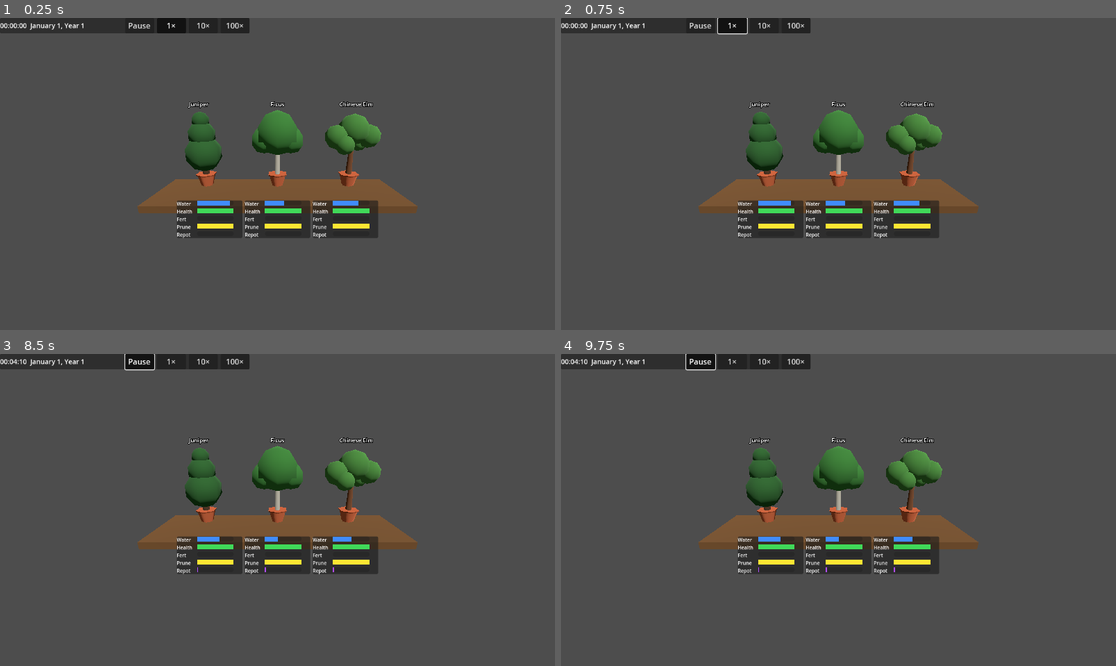
Above: before the commit, frames 1-4 (two rows, left to right).
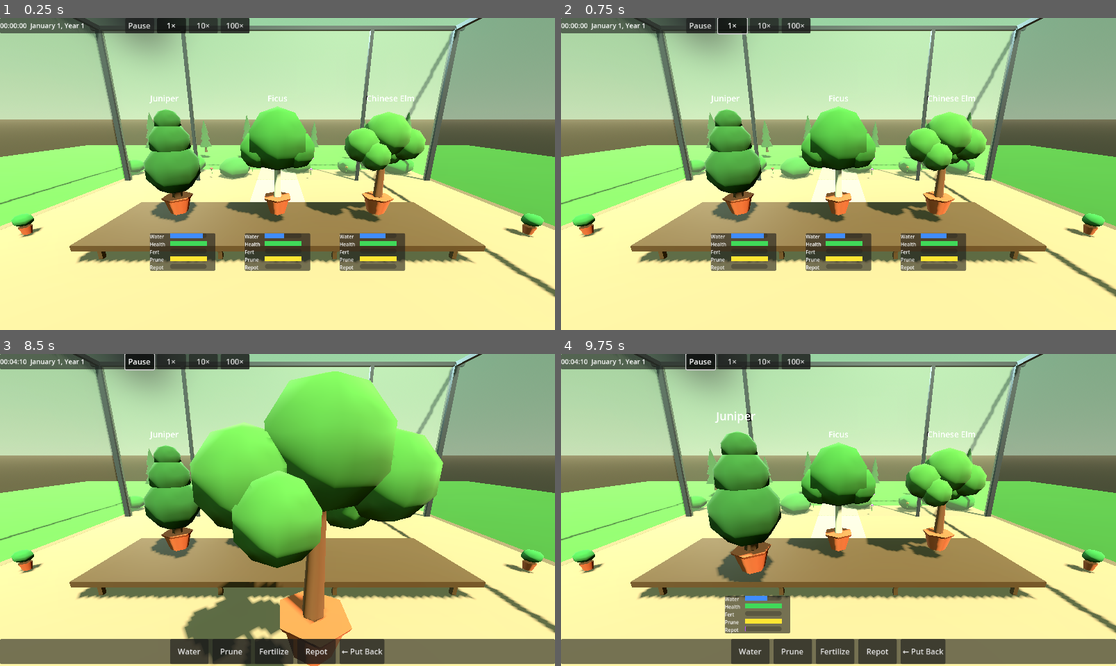
Above: after the commit, the same moments.

Repository: TrineVester/be-bonsai
Game: Godot game, scene res://scenes/main/Main.tscn
Two runs of this game, one before a commit and one after it. Both use one fixed random seed, a clock stepped at 60 frames per second and the inputs below.
Inputs (mouse positions are in pixels of both pictures, inside the frame that each line leads up to):
- Up to frame 1 (0.25 s): no input
- Up to frame 2 (0.75 s): click "1×" at 0.5 s
- Up to frame 3 (8.5 s): click "10×" at 1.25 s; click "100×" at 2 s; click "1×" at 2.75 s; click "10×" at 3.5 s; click "100×" at 4.25 s; click "1×" at 5 s; click "10×" at 5.75 s; click "100×" at 6.5 s; click "Pause" at 7.25 s; move the mouse to (399, 494) at 8.02 s; click (399, 494) at 8.17 s
- Up to frame 4 (9.75 s): click (749, 650) at 8.75 s, where only the run after the commit has a clickable "Water"; move the mouse to (727, 525) at 9.52 s; click (727, 525) at 9.67 s

The runs differ from the first frame. In frame 1, 95% of the frame differs, in the area x 0-100%, y 0-100%; in frame 2, 95%; in frame 3, 96%; in frame 4, 95%.

Commit message:
Refactor tree mesh classes: remove old implementations and add new tree species meshes for Chinese Elm, Ficus, and Juniper; introduce GreenhouseEnvironment and background models for enhanced scene setup.
Co-authored-by: Copilot <copilot@github.com>

Diff:
--- /dev/null
+++ b/models/environment/GreenhouseBackground.gd
@@ -0,0 +1,315 @@
+class_name GreenhouseBackground
+extends Node3D
+
+func _ready() -> void:
+	_build_floor()
+	_build_outdoor_garden()
+	_build_glass_walls()
+	_build_frame_supports()
+	_build_floor_plants()
+
+
+func _build_floor() -> void:
+	var mesh := BoxMesh.new()
+	mesh.size = Vector3(14.0, 0.1, 10.0)
+	var mat := StandardMaterial3D.new()
+	mat.albedo_color = Color(0.55, 0.45, 0.36)
+	mat.roughness = 0.9
+	mesh.surface_set_material(0, mat)
+	var mi := MeshInstance3D.new()
+	mi.mesh = mesh
+	mi.position = Vector3(0.0, -0.45, -1.5)
+	add_child(mi)
+
+
+# Garden seen through the glass — sits behind all three glass walls
+func _build_outdoor_garden() -> void:
+	# Grass ground outside
+	var ground_mesh := BoxMesh.new()
+	ground_mesh.size = Vector3(40.0, 0.1, 25.0)
+	var ground_mat := StandardMaterial3D.new()
+	ground_mat.albedo_color = Color(0.22, 0.50, 0.16)
+	ground_mat.roughness = 1.0
+	ground_mesh.surface_set_material(0, ground_mat)
+	var ground_mi := MeshInstance3D.new()
+	ground_mi.mesh = ground_mesh
+	ground_mi.position = Vector3(0.0, -0.46, -5.0)
+	add_child(ground_mi)
+
+	# Stone path down the center
+	var path_mesh := BoxMesh.new()
+	path_mesh.size = Vector3(1.8, 0.05, 12.0)
+	var path_mat := StandardMaterial3D.new()
+	path_mat.albedo_color = Color(0.58, 0.55, 0.50)
+	path_mat.roughness = 0.95
+	path_mesh.surface_set_material(0, path_mat)
+	var path_mi := MeshInstance3D.new()
+	path_mi.mesh = path_mesh
+	path_mi.position = Vector3(0.0, -0.40, -7.0)
+	add_child(path_mi)
+
+	# Tall conifer trees at the back
+	var conifer_positions := [
+		Vector3(-8.0, 0.0, -9.0), Vector3(-5.0, 0.0, -10.0),
+		Vector3(-2.0, 0.0,  -9.5), Vector3( 2.5, 0.0, -10.0),
+		Vector3( 5.5, 0.0,  -9.0), Vector3( 8.5, 0.0, -9.5),
+	]
+	for pos in conifer_positions:
+		add_child(_create_conifer(pos, randf_range(1.8, 2.8)))
+
+	# Mid-layer varied bushes
+	var back_bush_positions := [
+		Vector3(-7.0, 0.0, -5.5), Vector3(-4.5, 0.0, -6.0),
+		Vector3(-2.0, 0.0, -5.2), Vector3( 1.0, 0.0, -6.2),
+		Vector3( 3.5, 0.0, -5.5), Vector3( 6.0, 0.0, -5.8),
+		Vector3(-6.0, 0.0, -7.5), Vector3( 5.0, 0.0, -7.0),
+	]
+	for pos in back_bush_positions:
+		add_child(_create_garden_bush(pos, randf_range(0.4, 0.85)))
+
+	# Flowers dotted along the path and near bushes
+	var flower_colors := [
+		Color(0.95, 0.30, 0.30),  # red
+		Color(0.95, 0.85, 0.20),  # yellow
+		Color(0.70, 0.30, 0.90),  # purple
+		Color(0.95, 0.60, 0.20),  # orange
+		Color(1.00, 0.85, 0.90),  # pink
+	]
+	var flower_positions := [
+		Vector3(-3.0, -0.2, -4.8), Vector3(-1.2, -0.2, -5.2),
+		Vector3( 1.5, -0.2, -4.6), Vector3( 3.2, -0.2, -5.0),
+		Vector3(-5.5, -0.2, -5.8), Vector3( 5.0, -0.2, -6.0),
+		Vector3(-2.5, -0.2, -7.0), Vector3( 2.0, -0.2, -7.2),
+	]
+	for i in flower_positions.size():
+		var color: Color = flower_colors[i % flower_colors.size()]
+		add_child(_create_flower(flower_positions[i], color))
+
+	# Side garden — visible through left and right glass walls
+	var side_positions := [
+		Vector3(-9.5, 0.0,  0.5), Vector3(-10.5, 0.0, -1.5),
+		Vector3(-9.0, 0.0,  2.5), Vector3(-11.0, 0.0,  1.0),
+		Vector3( 9.5, 0.0,  0.0), Vector3(10.5, 0.0, -1.0),
+		Vector3( 9.0, 0.0,  2.0), Vector3(11.0, 0.0,  1.5),
+	]
+	for pos in side_positions:
+		add_child(_create_garden_bush(pos, randf_range(0.3, 0.70)))
+
+
+func _create_conifer(pos: Vector3, height: float) -> Node3D:
+	var root := Node3D.new()
+	root.position = pos
+	var trunk_mat := StandardMaterial3D.new()
+	trunk_mat.albedo_color = Color(0.30, 0.18, 0.10)
+	var foliage_mat := StandardMaterial3D.new()
+	foliage_mat.albedo_color = Color(0.12, 0.32, 0.14)
+
+	# Trunk
+	var trunk_mesh := CylinderMesh.new()
+	trunk_mesh.height = height * 0.4
+	trunk_mesh.top_radius = 0.05
+	trunk_mesh.bottom_radius = 0.10
+	trunk_mesh.radial_segments = 5
+	trunk_mesh.surface_set_material(0, trunk_mat)
+	var trunk_mi := MeshInstance3D.new()
+	trunk_mi.mesh = trunk_mesh
+	trunk_mi.position = Vector3(0.0, height * 0.2, 0.0)
+	root.add_child(trunk_mi)
+
+	# Three stacked conical tiers
+	for tier in 3:
+		var cone_mesh := CylinderMesh.new()
+		cone_mesh.height = height * 0.4
+		cone_mesh.top_radius = 0.0
+		cone_mesh.bottom_radius = (0.55 - tier * 0.12) * height * 0.35
+		cone_mesh.radial_segments = 6
+		cone_mesh.surface_set_material(0, foliage_mat)
+		var cone_mi := MeshInstance3D.new()
+		cone_mi.mesh = cone_mesh
+		cone_mi.position = Vector3(0.0, height * 0.38 + tier * height * 0.22, 0.0)
+		root.add_child(cone_mi)
+
+	return root
+
+
+func _create_garden_bush(pos: Vector3, radius: float) -> MeshInstance3D:
+	var mesh := SphereMesh.new()
+	mesh.radius = radius
+	mesh.height = radius * 1.3
+	mesh.radial_segments = 6
+	mesh.rings = 4
+	var mat := StandardMaterial3D.new()
+	mat.albedo_color = Color(
+		randf_range(0.08, 0.20),
+		randf_range(0.38, 0.55),
+		randf_range(0.10, 0.22)
+	)
+	mesh.surface_set_material(0, mat)
+	var mi := MeshInstance3D.new()
+	mi.mesh = mesh
+	mi.position = pos
+	return mi
+
+
+func _create_flower(pos: Vector3, color: Color) -> Node3D:
+	var root := Node3D.new()
+	root.position = pos
+
+	# Stem
+	var stem_mesh := CylinderMesh.new()
+	stem_mesh.height = 0.22
+	stem_mesh.top_radius = 0.012
+	stem_mesh.bottom_radius = 0.012
+	stem_mesh.radial_segments = 4
+	var stem_mat := StandardMaterial3D.new()
+	stem_mat.albedo_color = Color(0.20, 0.50, 0.15)
+	stem_mesh.surface_set_material(0, stem_mat)
+	var stem_mi := MeshInstance3D.new()
+	stem_mi.mesh = stem_mesh
+	stem_mi.position = Vector3(0.0, 0.11, 0.0)
+	root.add_child(stem_mi)
+
+	# Flower head
+	var head_mesh := SphereMesh.new()
+	head_mesh.radius = 0.075
+	head_mesh.height = 0.10
+	head_mesh.radial_segments = 5
+	head_mesh.rings = 3
+	var head_mat := StandardMaterial3D.new()
+	head_mat.albedo_color = color
+	head_mesh.surface_set_material(0, head_mat)
+	var head_mi := MeshInstance3D.new()
+	head_mi.mesh = head_mesh
+	head_mi.position = Vector3(0.0, 0.26, 0.0)
+	root.add_child(head_mi)
+
+	return root
+
+
+# All three walls are now frosted glass — back, left, right
+func _build_glass_walls() -> void:
+	var mat := StandardMaterial3D.new()
+	mat.albedo_color = Color(0.78, 0.93, 0.80, 0.30)
+	mat.transparency = BaseMaterial3D.TRANSPARENCY_ALPHA
+	mat.roughness = 0.55        # higher roughness = frosted/blurry look
+	mat.metallic = 0.05
+	mat.refraction_enabled = true
+	mat.refraction_scale = 0.04  # slight distortion through the glass
+	mat.cull_mode = BaseMaterial3D.CULL_DISABLED  # render both faces so glass is visible from inside
+
+	# Back wall — z=-4.5
+	var back_mesh := BoxMesh.new()
+	back_mesh.size = Vector3(13.74, 6.0, 0.12)
+	back_mesh.surface_set_material(0, mat)
+	var back_mi := MeshInstance3D.new()
+	back_mi.mesh = back_mesh
+	back_mi.position = Vector3(0.0, 2.5, -4.5)
+	add_child(back_mi)
+
+	# Side walls — from z=-4.5 to z=5.5, depth=10.0, center z=0.5
+	for side in [-1, 1]:
+		var side_mesh := BoxMesh.new()
+		side_mesh.size = Vector3(0.12, 6.0, 10.0)
+		side_mesh.surface_set_material(0, mat)
+		var side_mi := MeshInstance3D.new()
+		side_mi.mesh = side_mesh
+		side_mi.position = Vector3(side * 6.8, 2.5, 0.5)
+		add_child(side_mi)
+
+
+func _build_frame_supports() -> void:
+	var mat := StandardMaterial3D.new()
+	mat.albedo_color = Color(0.40, 0.42, 0.46)
+	mat.metallic = 0.85
+	mat.roughness = 0.35
+
+	# Vertical corner posts — positioned on the INSIDE face of the glass walls so they're visible
+	# Side wall inner face at x=±6.74, back wall inner face at z=-4.44
+	var corner_positions := [
+		Vector3(-6.6, 2.5, -4.44),  # back-left corner (inside)
+		Vector3( 6.6, 2.5, -4.44),  # back-right corner (inside)
+		Vector3(-6.6, 2.5,  5.5),   # front-left edge
+		Vector3( 6.6, 2.5,  5.5),   # front-right edge
+	]
+	for pos in corner_positions:
+		var post := BoxMesh.new()
+		post.size = Vector3(0.18, 6.0, 0.18)
+		post.surface_set_material(0, mat)
+		var post_mi := MeshInstance3D.new()
+		post_mi.mesh = post
+		post_mi.position = pos
+		add_child(post_mi)
+
+	# Intermediate vertical posts on back wall — also on inside face
+	for px in [-3.5, 3.5]:
+		var post := BoxMesh.new()
+		post.size = Vector3(0.12, 6.0, 0.12)
+		post.surface_set_material(0, mat)
+		var post_mi := MeshInstance3D.new()
+		post_mi.mesh = post
+		post_mi.position = Vector3(px, 2.5, -4.44)
+		add_child(post_mi)
+
+	# Top horizontal beam along back wall — inside face
+	var back_beam := BoxMesh.new()
+	back_beam.size = Vector3(13.74, 0.14, 0.14)
+	back_beam.surface_set_material(0, mat)
+	var back_beam_mi := MeshInstance3D.new()
+	back_beam_mi.mesh = back_beam
+	back_beam_mi.position = Vector3(0.0, 5.45, -4.44)
+	add_child(back_beam_mi)
+
+	# Top horizontal beams along both side walls — inside face
+	for side in [-1, 1]:
+		var side_beam := BoxMesh.new()
+		side_beam.size = Vector3(0.14, 0.14, 10.0)
+		side_beam.surface_set_material(0, mat)
+		var side_beam_mi := MeshInstance3D.new()
+		side_beam_mi.mesh = side_beam
+		side_beam_mi.position = Vector3(side * 6.6, 5.45, 0.5)
+		add_child(side_beam_mi)
+
+
+# Indoor potted plants placed along the sides of the greenhouse floor
+func _build_floor_plants() -> void:
+	var positions := [
+		Vector3(-5.8, -0.35,  0.0),
+		Vector3(-5.8, -0.35,  2.0),
+		Vector3( 5.8, -0.35,  0.0),
+		Vector3( 5.8, -0.35,  2.0),
+	]
+	for pos in positions:
+		add_child(_create_floor_plant(pos))
+
+
+func _create_floor_plant(pos: Vector3) -> Node3D:
+	var root := Node3D.new()
+	root.position = pos
+
+	var pot_mesh := CylinderMesh.new()
+	pot_mesh.height = 0.18
+	pot_mesh.top_radius = 0.12
+	pot_mesh.bottom_radius = 0.08
+	pot_mesh.radial_segments = 6
+	var pot_mat := StandardMaterial3D.new()
+	pot_mat.albedo_color = Color(0.72, 0.35, 0.20)
+	pot_mesh.surface_set_material(0, pot_mat)
+	var pot_mi := MeshInstance3D.new()
+	pot_mi.mesh = pot_mesh
+	pot_mi.position = Vector3(0.0, 0.09, 0.0)
+	root.add_child(pot_mi)
+
+	var foliage_mesh := SphereMesh.new()
+	foliage_mesh.radius = 0.18
+	foliage_mesh.height = 0.28
+	foliage_mesh.radial_segments = 6
+	foliage_mesh.rings = 4
+	var foliage_mat := StandardMaterial3D.new()
+	foliage_mat.albedo_color = Color(0.18, 0.48, 0.22)
+	foliage_mesh.surface_set_material(0, foliage_mat)
+	var foliage_mi := MeshInstance3D.new()
+	foliage_mi.mesh = foliage_mesh
+	foliage_mi.position = Vector3(0.0, 0.34, 0.0)
+	root.add_child(foliage_mi)
+
+	return root
--- /dev/null
+++ b/models/environment/ShelfMesh.gd
@@ -0,0 +1,25 @@
+class_name ShelfMesh
+extends Node3D
+
+func _ready() -> void:
+	var mat := StandardMaterial3D.new()
+	mat.albedo_color = Color(0.30, 0.20, 0.10)
+	mat.roughness = 0.7
+
+	var shelf_mesh := BoxMesh.new()
+	shelf_mesh.size = Vector3(7.5, 0.12, 2.0)
+	shelf_mesh.surface_set_material(0, mat)
+	var shelf := MeshInstance3D.new()
+	shelf.mesh = shelf_mesh
+	shelf.position = Vector3(0.0, -0.06, 0.0)
+	add_child(shelf)
+
+	for lx: float in [-3.4, -1.1, 1.1, 3.4]:
+		for lz: float in [-0.8, 0.8]:
+			var leg_mesh := BoxMesh.new()
+			leg_mesh.size = Vector3(0.08, 0.38, 0.08)
+			leg_mesh.surface_set_material(0, mat)
+			var leg := MeshInstance3D.new()
+			leg.mesh = leg_mesh
+			leg.position = Vector3(lx, -0.31, lz)
+			add_child(leg)
--- /dev/null
+++ b/scenes/greenhouse/GreenhouseEnvironment.gd
@@ -0,0 +1,47 @@
+class_name GreenhouseEnvironment
+extends Node3D
+
+func _ready() -> void:
+	_build_lighting()
+	_build_sky()
+	add_child(GreenhouseBackground.new())
+
+
+func _build_lighting() -> void:
+	var sun := DirectionalLight3D.new()
+	sun.rotation_degrees = Vector3(-55.0, 35.0, 0.0)
+	sun.light_color = Color(1.0, 0.95, 0.82)
+	sun.light_energy = 1.8
+	sun.shadow_enabled = true
+	add_child(sun)
+
+	var fill := DirectionalLight3D.new()
+	fill.rotation_degrees = Vector3(-20.0, -150.0, 0.0)
+	fill.light_color = Color(0.75, 0.90, 0.85)
+	fill.light_energy = 0.4
+	add_child(fill)
+
+
+func _build_sky() -> void:
+	var world_env := WorldEnvironment.new()
+	var env := Environment.new()
+
+	var sky := Sky.new()
+	var sky_mat := ProceduralSkyMaterial.new()
+	sky_mat.sky_top_color        = Color(0.55, 0.80, 0.60)
+	sky_mat.sky_horizon_color    = Color(0.82, 0.92, 0.78)
+	sky_mat.ground_bottom_color  = Color(0.30, 0.22, 0.14)
+	sky_mat.ground_horizon_color = Color(0.60, 0.52, 0.38)
+	sky_mat.sun_angle_max = 30.0
+	sky.sky_material = sky_mat
+
+	env.sky = sky
+	env.background_mode = Environment.BG_SKY
+	env.ambient_light_source = Environment.AMBIENT_SOURCE_SKY
+	env.ambient_light_energy = 0.9
+	env.glow_enabled = true
+	env.glow_intensity = 0.3
+	env.glow_bloom = 0.1
+
+	world_env.environment = env
+	add_child(world_env)
--- a/scenes/main/Main.gd
+++ b/scenes/main/Main.gd
@@ -19,7 +19,9 @@
 
 
 func _ready() -> void:
-	_setup_world()
+	add_child(GreenhouseEnvironment.new())
+	add_child(ShelfMesh.new())
+	_setup_camera()
 	_create_trees()
 	_build_ui()
 	GameClock.speed_changed.connect(_on_speed_changed)
@@ -51,34 +53,11 @@
 		_try_pick_tree(event.position)
 
 
-func _setup_world() -> void:
+func _setup_camera() -> void:
 	var camera := Camera3D.new()
-	camera.position = Vector3(0.0, 2.5, 6.0)
-	camera.rotation_degrees = Vector3(-18.0, 0.0, 0.0)
+	camera.position = Vector3(0.0, 2.2, 4.2)
+	camera.rotation_degrees = Vector3(-15.0, 0.0, 0.0)
 	add_child(camera)
-
-	var light := DirectionalLight3D.new()
-	light.rotation_degrees = Vector3(-50.0, 30.0, 0.0)
-	light.light_energy = 1.2
-	add_child(light)
-
-	var ambient := WorldEnvironment.new()
-	var env := Environment.new()
-	env.ambient_light_source = Environment.AMBIENT_SOURCE_COLOR
-	env.ambient_light_color = Color(0.6, 0.6, 0.6)
-	env.ambient_light_energy = 0.5
-	ambient.environment = env
-	add_child(ambient)
-
-	var shelf_mesh := BoxMesh.new()
-	shelf_mesh.size = Vector3(7.5, 0.2, 2.2)
-	var shelf_mat := StandardMaterial3D.new()
-	shelf_mat.albedo_color = Color(0.42, 0.28, 0.14)
-	shelf_mesh.surface_set_material(0, shelf_mat)
-	var shelf := MeshInstance3D.new()
-	shelf.mesh = shelf_mesh
-	shelf.position = Vector3(0.0, -0.1, 0.0)
-	add_child(shelf)
 
 
 func _create_trees() -> void:
Not shown, added: models/environment/GreenhouseBackground.gd.uid
Not shown, added: models/environment/ShelfMesh.gd.uid
Renamed: models/ChineseElmMesh.gd -> models/trees/ChineseElmMesh.gd
Renamed: models/ChineseElmMesh.gd.uid -> models/trees/ChineseElmMesh.gd.uid
Renamed: models/FicusMesh.gd -> models/trees/FicusMesh.gd
Renamed: models/FicusMesh.gd.uid -> models/trees/FicusMesh.gd.uid
Renamed: models/JuniperMesh.gd -> models/trees/JuniperMesh.gd
Renamed: models/JuniperMesh.gd.uid -> models/trees/JuniperMesh.gd.uid
Renamed: models/TreeMeshBase.gd -> models/trees/TreeMeshBase.gd
Renamed: models/TreeMeshBase.gd.uid -> models/trees/TreeMeshBase.gd.uid
Not shown, added: scenes/greenhouse/GreenhouseEnvironment.gd.uid
